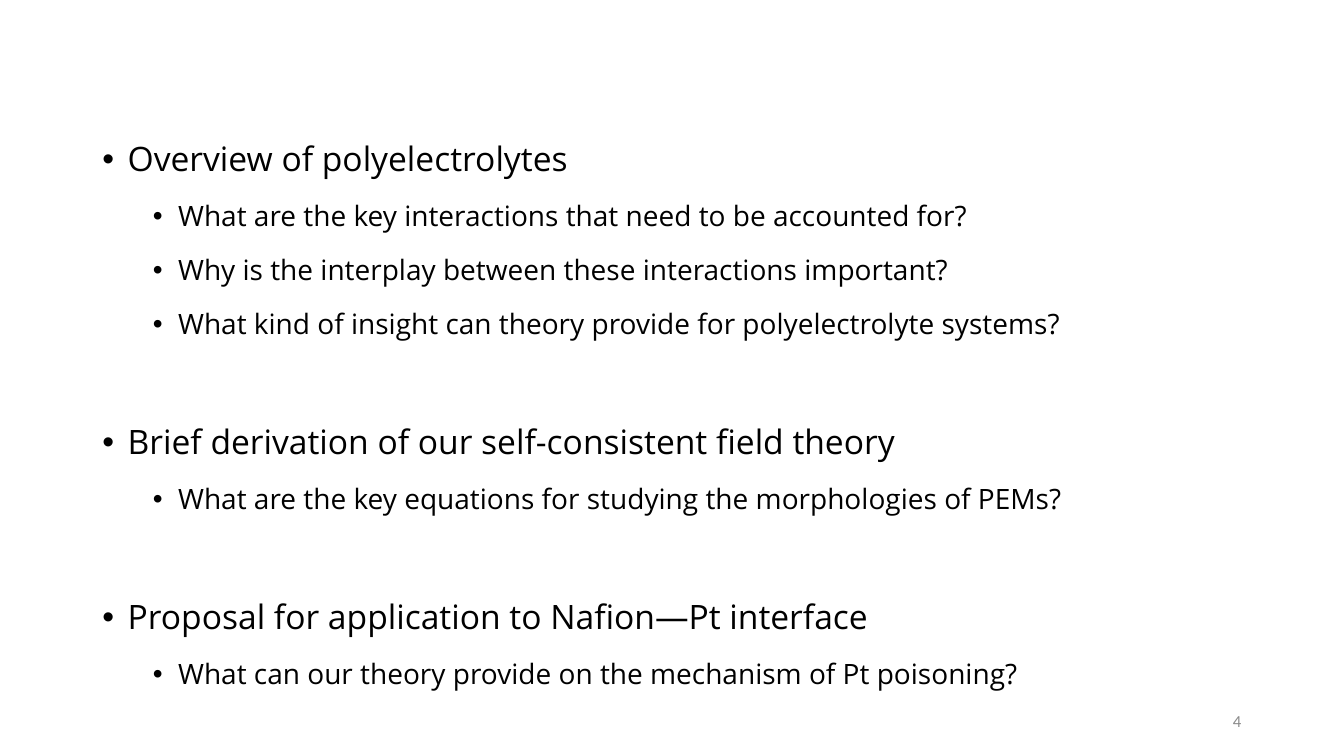
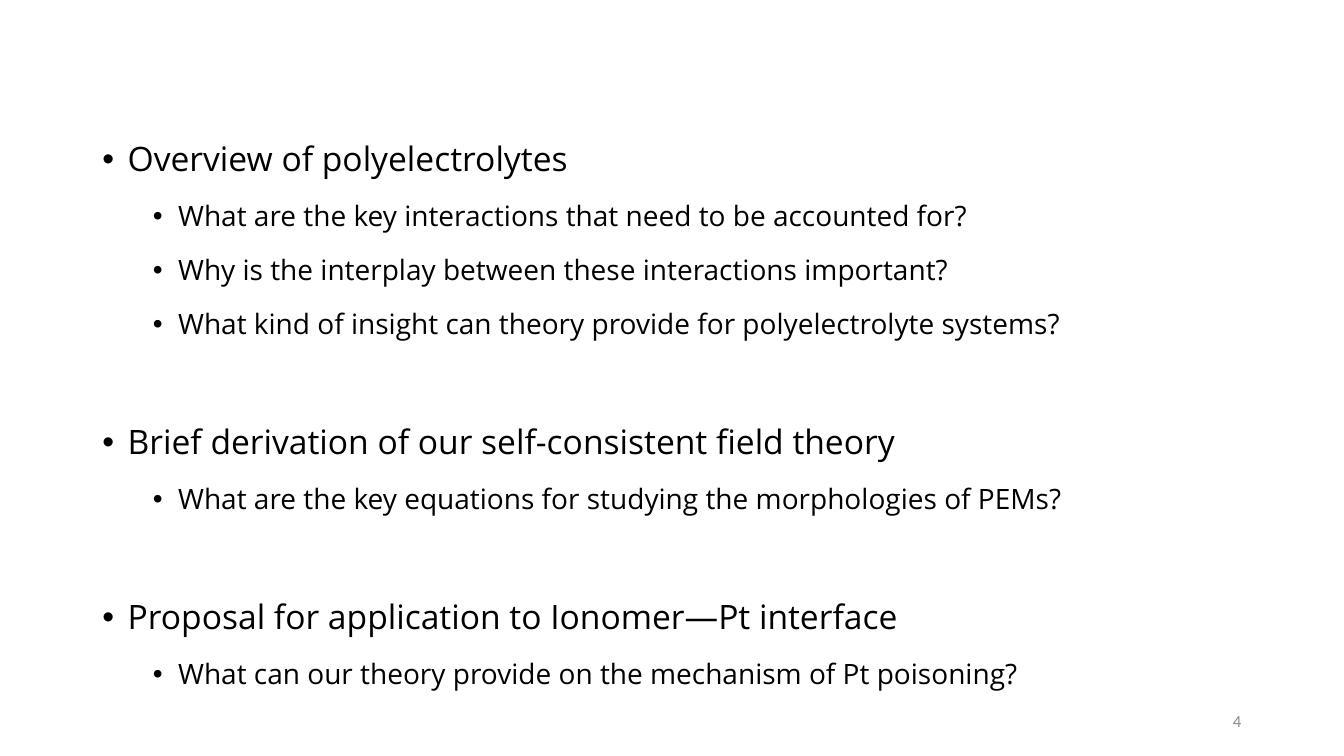
Before and after one commit to tyokokur/presentations, a slide deck: slide 4 of 20240722 NAF Intro.pptx. Drawn at 1344x756 pixels with LibreOffice and Linux fonts; fonts in the diff are those of the drawing; background and template pictures are left out. Boxes give left, top, right and bottom in pixels: in the first picture for what was removed or moved away, otherwise in the second. Text is boxed around its words. In the diff, an @@ line names an element or a change of style, - is before the commit and + after.

```diff
--- a/20240722 NAF Intro.pptx
+++ b/20240722 NAF Intro.pptx
@@ text at (128, 603, 897, 637): text changed @@
-• Proposal for application to Nafion—Pt interface
+• Proposal for application to Ionomer—Pt interface
```
Also in this commit, not shown: 3 other slides changed.
